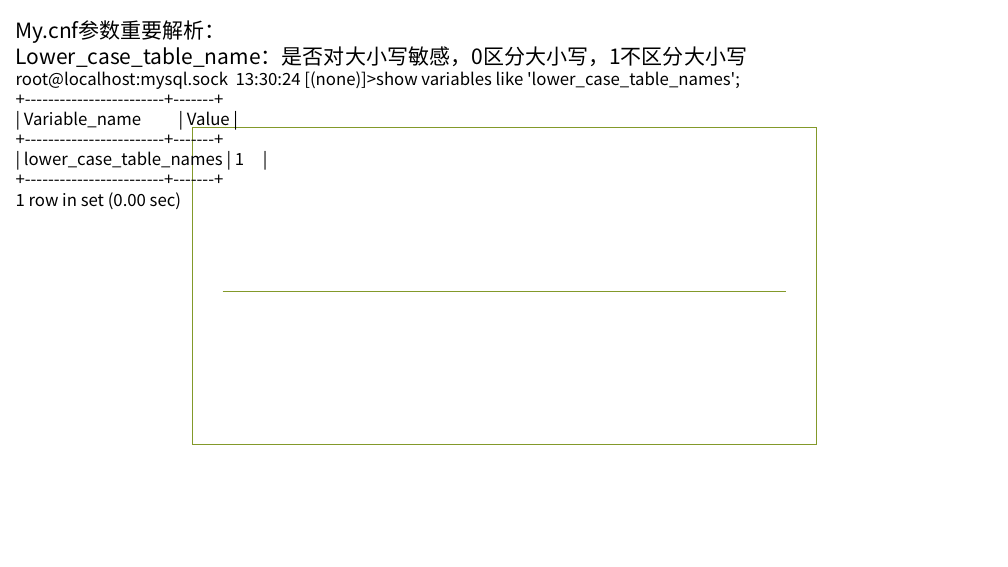
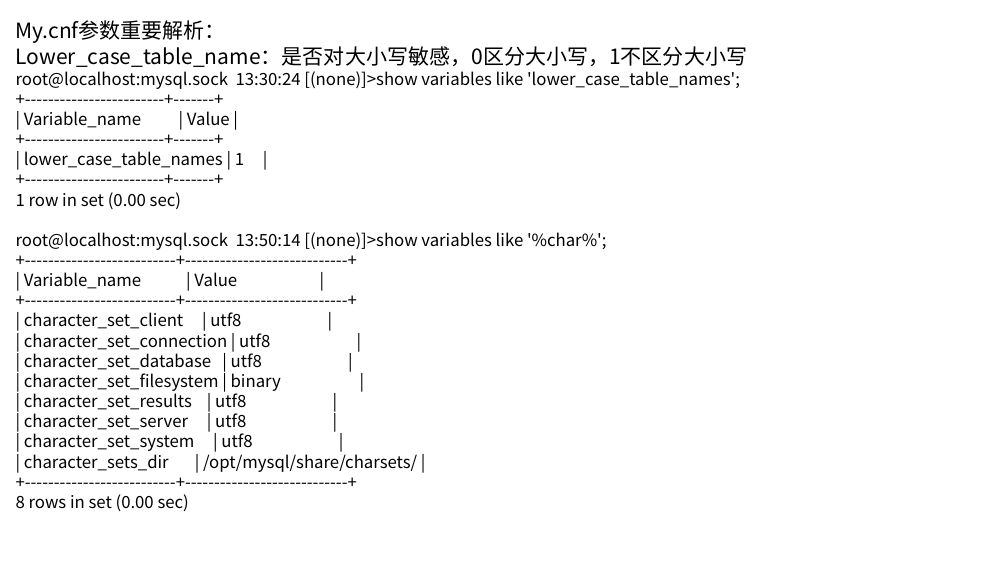
Before and after one commit to ronghuaihai/sharefiles, a slide deck: slide 9 of 数据库演示.pptx (slide 4 before the commit). Drawn at 1008x567 pixels with LibreOffice and Linux fonts; fonts in the diff are those of the drawing; background and template pictures are left out. Boxes give left, top, right and bottom in pixels: in the first picture for what was removed or moved away, otherwise in the second. Text is boxed around its words. In the diff, an @@ line names an element or a change of style, - is before the commit and + after.

```diff
--- a/数据库演示.pptx
+++ b/数据库演示.pptx
@@ rectangle removed at bbox=[193, 128, 817, 445] @@
@@ text at bbox=[16, 232, 606, 511]: paragraphs added @@
+root@localhost:mysql.sock 13:50:14 [(none)]>show variables like '%char%';
++--------------------------+----------------------------+
+| Variable_name | Value |
++--------------------------+----------------------------+
+| character_set_client | utf8 |
+| character_set_connection | utf8 |
+| character_set_database | utf8 |
+| character_set_filesystem | binary |
+| character_set_results | utf8 |
+| character_set_server | utf8 |
+| character_set_system | utf8 |
+| character_sets_dir | /opt/mysql/share/charsets/ |
++--------------------------+----------------------------+
+8 rows in set (0.00 sec)
@@ line removed from (222, 291) to (786, 291) @@
```
Also in this commit, not shown: 33 other slides changed, 17 slides added, 1 slide removed, 57 other files.
